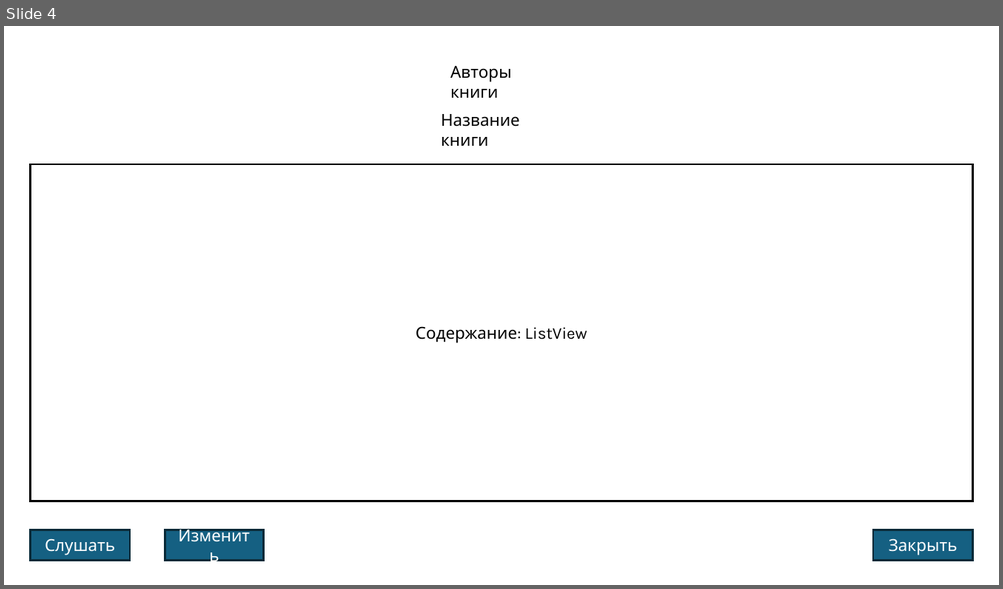
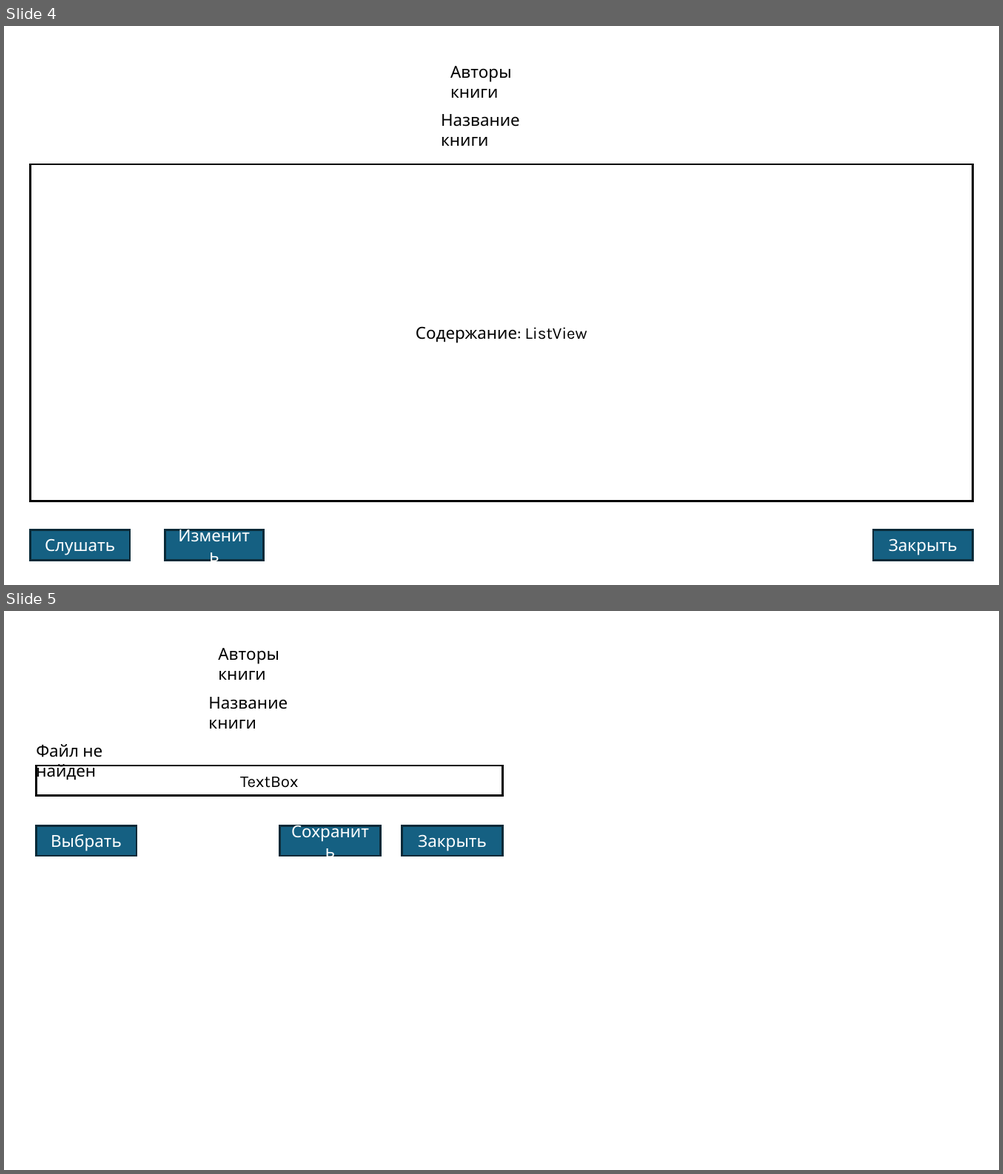
Before and after one commit to Gemiyur/Govorun, a slide deck: Govorun/Документы/Компоновка окон.pptx. Shown one above the other, each under a label of ours: slide 4 before the commit, slides 4 and 5 after it. The pictures are 1003x589 and 1003x1174 pixels, drawn with LibreOffice and Linux fonts; fonts in the diff are those of the drawing. Boxes give left, top, right and bottom in pixels: in the first picture for what was removed or moved away, otherwise in the second. Text is boxed around its words. In the diff, an @@ line names an element or a change of style, - is before the commit and + after.

Commit message:
Выбор файла книги когда файл не найден.

```diff
--- a/Govorun/Документы/Компоновка окон.pptx
+++ b/Govorun/Документы/Компоновка окон.pptx
@@ slide 5 added at [4,611,999,1170], background #FFFFFF @@
@@ text added at [218,648,279,680], 12 pt, text #000000 @@
+Авторы книги
@@ text added at [208,697,287,729], 12 pt, text #000000 @@
+Название книги
@@ text added at [36,744,102,780], 12 pt, text #000000 @@
+Файл не найден
@@ rectangle added at [36,766,502,796], fill #FFFFFF, outline #000000 1.5 pt, 12 pt, text #000000 @@
+TextBox
@@ rectangle added at [36,826,136,856], fill #156082, outline #092A39 1.5 pt, 12 pt, text #FFFFFF @@
+Выбрать
@@ rectangle added at [279,826,380,856], fill #156082, outline #092A39 1.5 pt, 12 pt, text #FFFFFF @@
+Сохранить
@@ rectangle added at [402,826,502,856], fill #156082, outline #092A39 1.5 pt, 12 pt, text #FFFFFF @@
+Закрыть
```
Also in this commit, not shown: 6 other files.
